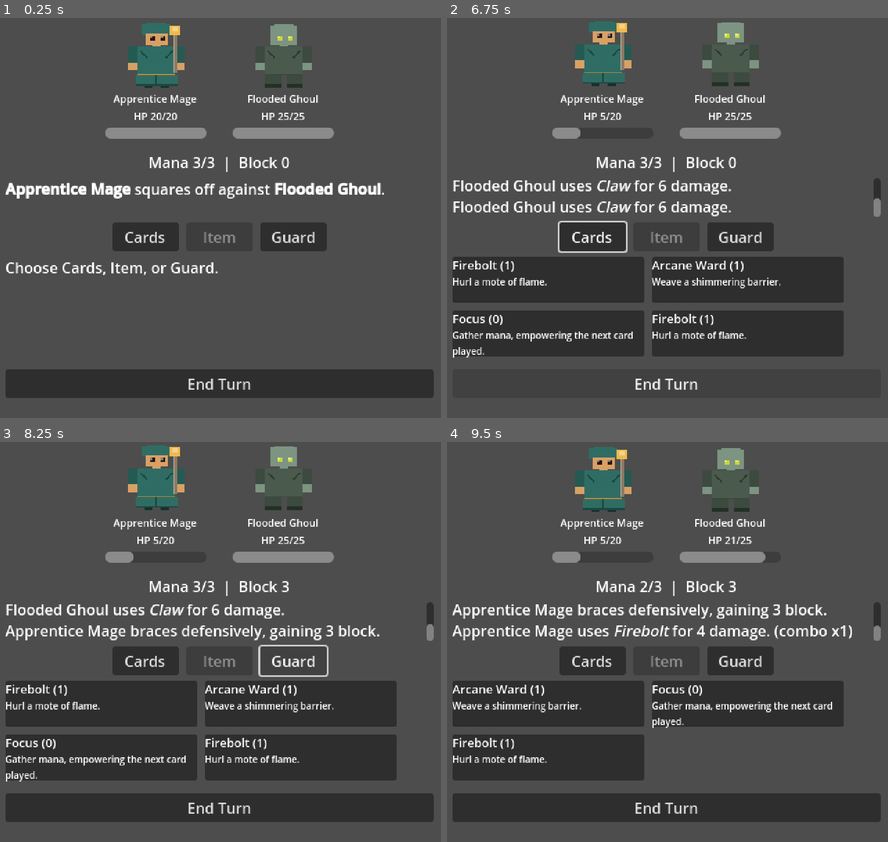
Above: before the commit, frames 1-4 (two rows, left to right).
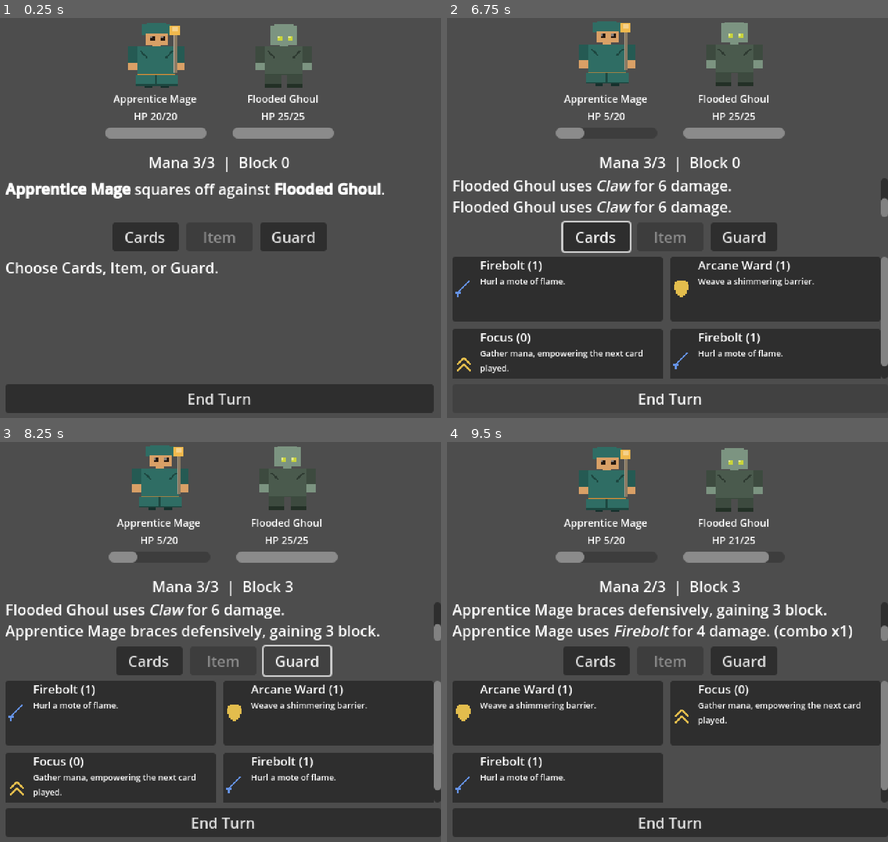
Above: after the commit, the same moments.

Repository: LupangSyS/PulseAI
Game: Godot game, scene res://scenes/combat.tscn
The game is run twice, just before and just after one commit, with the same random seed, the same clock (stepped at 60 frames per second) and the same inputs. This scene is started directly instead of the project's main scene.
Inputs (mouse positions are in pixels of both pictures, inside the frame that each line leads up to):
- Up to frame 1 (0.25 s): no input
- Up to frame 2 (6.75 s): click "Cards" at 0.5 s; click "Cards" at 1.25 s; click "Guard" at 2 s; click "End Turn" at 2.75 s; tap Enter at 3.5, 6.5 s; hold Right (ui_right) 3.53-4.28 s; hold Down (ui_down) 4.28-5.03 s; tap Space at 5 s; hold Right (ui_right) 5.03-5.78 s; hold Up (ui_up) 5.78-6.53 s; hold Left (ui_left) from 6.53 s (still down)
- Up to frame 3 (8.25 s): release Left (ui_left) at 8 s; click "Guard" at 8 s
- Up to frame 4 (9.5 s): click (548, 702) at 8.77 s

The runs differ from the first frame. In frame 1, 7.4% of the frame differs, in the area x 1-99%, y 87-99%; in frame 2, 16%; in frame 3, 21%, in the area x 1-100%, y 0-99%; in frame 4, 19%.

Commit message:
Add per-effect card icons, tinted by type, to the combat card tray
Covers all 417 cards automatically: tools/gen_card_icons.py generates
seven small white-silhouette icons keyed to CardData.effect (damage,
heal, block, empower_next, dot, aoe_damage, execute - the complete
effect list), tinted at runtime via TextureRect.modulate keyed to
CardData.type (action=red-orange, spell=blue, power=gold - combat.gd's
TYPE_TINT). No per-card or per-class art needed - every card already
has one of these seven effects, so this is a one-time asset generation
that stays correct as more cards get added to data/cards.json.

Scope note (in GDD.md): with 417 cards, bespoke per-card art wasn't
tractable alongside the 90-class portrait pass in the same session -
an effect-keyed icon is also more informative at a glance (shows what
a card *does*) than a per-card illustration would be at this size.

Wiring this in surfaced a real pre-existing layout bug: card tray
buttons don't auto-grow to fit their content (Button's children are
anchored via PRESET_FULL_RECT, so the button's own fixed size is
authoritative) - the longest card description (89 chars) was silently
overflowing past its button's bottom edge even before adding the icon
narrowed the text column, just by less. Fixed by growing the tray
buttons (208x50 -> 228x70, reclaiming width the scroll area already
had unused) and card_scroll to match (116 -> 132), both validated
against that exact longest-description card as the deliberate worst
case, not just typical-length ones - a shorter test would have missed
this the same way the original implementation did.

Validated headlessly: no Label inside any card button (including the
worst-case description) renders past its button's own bottom edge, no
card button runs off the viewport, and the full 105-class + overworld
<->combat e2e regression still passes.

Co-Authored-By: Claude Sonnet 5 <noreply@anthropic.com>
Claude-Session: https://claude.ai/code/session_01P5dwagSojk6u8oWg1L4kN1

Diff:
--- a/scripts/combat/combat.gd
+++ b/scripts/combat/combat.gd
@@ -191,7 +191,7 @@
 	# and any overflow (more rows than fit) scrolls instead of pushing
 	# End Turn off-screen.
 	card_scroll = ScrollContainer.new()
-	card_scroll.custom_minimum_size = Vector2(0, 116)
+	card_scroll.custom_minimum_size = Vector2(0, 132)
 	card_scroll.horizontal_scroll_mode = ScrollContainer.SCROLL_MODE_DISABLED
 	root_box.add_child(card_scroll)
 
@@ -242,16 +242,45 @@
 ## the description can word-wrap instead of overflowing the button's
 ## fixed width. Every descendant is set to MOUSE_FILTER_IGNORE so clicks
 ## pass through to the Button itself rather than being eaten by a child.
-func _make_tray_button(title: String, description: String, is_disabled: bool) -> Button:
+## Per-effect icon (assets/icons/effect_<effect>.png - see
+## tools/gen_card_icons.py) tinted per card type at runtime via
+## TextureRect.modulate, rather than baking 7 effects x 3 types = 21
+## separate images. Covers all cards automatically since every card
+## already has one of these seven effects (card_data.gd).
+const TYPE_TINT := {
+	"action": Color(0.91, 0.4, 0.27),
+	"spell": Color(0.4, 0.58, 0.91),
+	"power": Color(0.89, 0.74, 0.3),
+}
+
+func _make_tray_button(title: String, description: String, is_disabled: bool, icon_effect: String = "", icon_tint: Color = Color.WHITE) -> Button:
 	var btn := Button.new()
-	btn.custom_minimum_size = Vector2(208, 50)
+	btn.custom_minimum_size = Vector2(228, 70)
 	btn.disabled = is_disabled
+
+	var hb := HBoxContainer.new()
+	hb.mouse_filter = Control.MOUSE_FILTER_IGNORE
+	hb.set_anchors_and_offsets_preset(Control.PRESET_FULL_RECT)
+	hb.add_theme_constant_override("separation", 6)
+	btn.add_child(hb)
+
+	if icon_effect != "":
+		var icon_path := "res://assets/icons/effect_%s.png" % icon_effect
+		if ResourceLoader.exists(icon_path):
+			var icon := TextureRect.new()
+			icon.mouse_filter = Control.MOUSE_FILTER_IGNORE
+			icon.custom_minimum_size = Vector2(22, 22)
+			icon.stretch_mode = TextureRect.STRETCH_KEEP_ASPECT_CENTERED
+			icon.texture_filter = CanvasItem.TEXTURE_FILTER_NEAREST
+			icon.modulate = icon_tint
+			icon.texture = load(icon_path)
+			hb.add_child(icon)
 
 	var vb := VBoxContainer.new()
 	vb.mouse_filter = Control.MOUSE_FILTER_IGNORE
-	vb.set_anchors_and_offsets_preset(Control.PRESET_FULL_RECT)
+	vb.size_flags_horizontal = Control.SIZE_EXPAND_FILL
 	vb.add_theme_constant_override("separation", 2)
-	btn.add_child(vb)
+	hb.add_child(vb)
 
 	var title_label := Label.new()
 	title_label.text = title
@@ -263,7 +292,7 @@
 	desc_label.text = description
 	desc_label.mouse_filter = Control.MOUSE_FILTER_IGNORE
 	desc_label.autowrap_mode = TextServer.AUTOWRAP_WORD_SMART
-	desc_label.add_theme_font_size_override("font_size", 10)
+	desc_label.add_theme_font_size_override("font_size", 9)
 	vb.add_child(desc_label)
 
 	return btn
@@ -636,6 +665,8 @@
 				"%s (%d)" % [card.display_name, card.cost],
 				card.description,
 				card.cost > player.resource,
+				card.effect,
+				TYPE_TINT.get(card.type, Color.WHITE),
 			)
 			btn.pressed.connect(_on_card_pressed.bind(card_id))
 			card_grid.add_child(btn)
Binary file added: assets/icons/effect_aoe_damage.png
Not shown, added: assets/icons/effect_aoe_damage.png.import
Binary file added: assets/icons/effect_block.png
Not shown, added: assets/icons/effect_block.png.import
Binary file added: assets/icons/effect_damage.png
Not shown, added: assets/icons/effect_damage.png.import
Binary file added: assets/icons/effect_dot.png
Not shown, added: assets/icons/effect_dot.png.import
Binary file added: assets/icons/effect_empower_next.png
Not shown, added: assets/icons/effect_empower_next.png.import
Binary file added: assets/icons/effect_execute.png
Not shown, added: assets/icons/effect_execute.png.import
(and 5 more such lines)
